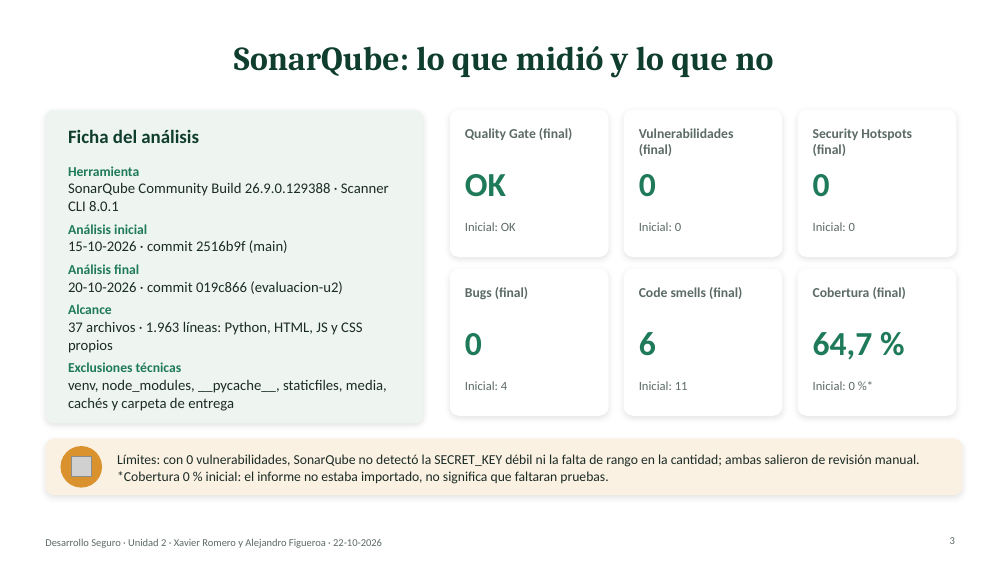
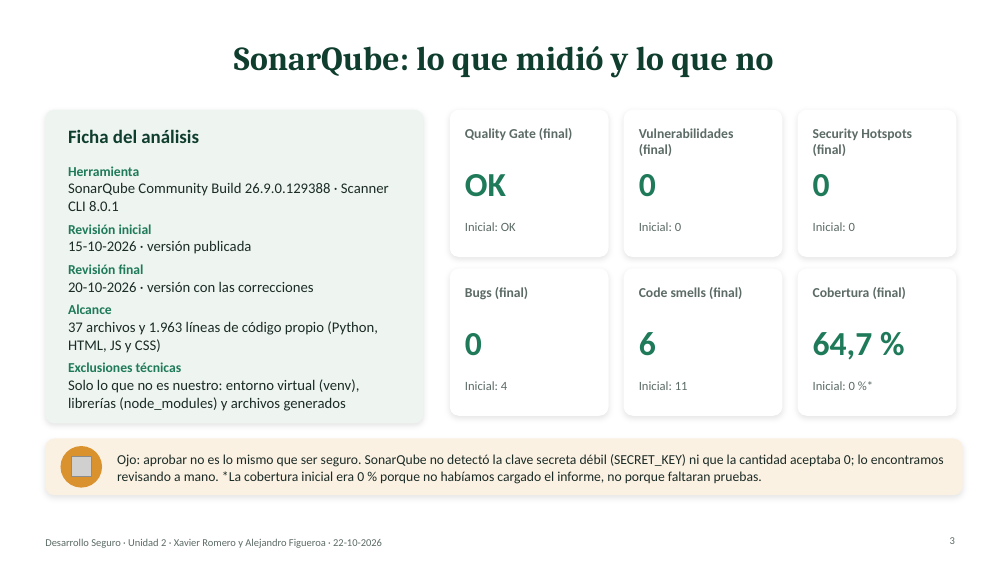
Before and after one commit to xaviiromf/desarrollo-seguro-10-09, a slide deck: slide 3 of evaluacion_u2/Presentacion_U2_Desarrollo_Seguro.pptx. Drawn at 1008x567 pixels with LibreOffice and Linux fonts; fonts in the diff are those of the drawing; grey boxes stand for pictures. Boxes give left, top, right and bottom in pixels: in the first picture for what was removed or moved away, otherwise in the second. Text is boxed around its words. In the diff, an @@ line names an element or a change of style, - is before the commit and + after.

Commit message:
docs: simplify deck wording, drop criteria and commit refs, generate script and prep guide from guion.json

```diff
--- a/evaluacion_u2/Presentacion_U2_Desarrollo_Seguro.pptx
+++ b/evaluacion_u2/Presentacion_U2_Desarrollo_Seguro.pptx
@@ text at box(68, 240, 314, 292): text changed @@
-Análisis inicial
-15-10-2026 · commit 2516b9f (main)
-Análisis final
-20-10-2026 · commit 019c866 (evaluacion-u2)
+Revisión inicial
+15-10-2026 · versión publicada
+Revisión final
+20-10-2026 · versión con las correcciones
@@ text at box(68, 321, 378, 353): text changed @@
-37 archivos · 1.963 líneas: Python, HTML, JS y CSS propios
+37 archivos y 1.963 líneas de código propio (Python, HTML, JS y CSS)
@@ text at box(68, 379, 360, 411): text changed @@
-venv, node_modules, __pycache__, staticfiles, media, cachés y carpeta de entrega
+Solo lo que no es nuestro: entorno virtual (venv), librerías (node_modules) y archivos generados
@@ text at box(117, 454, 944, 484): text changed @@
-Límites: con 0 vulnerabilidades, SonarQube no detectó la SECRET_KEY débil ni la falta de rango en la cantidad; ambas salieron de revisión manual. *Cobertura 0 % inicial: el informe no estaba importado, no significa que faltaran pruebas.
+Ojo: aprobar no es lo mismo que ser seguro. SonarQube no detectó la clave secreta débil (SECRET_KEY) ni que la cantidad aceptaba 0; lo encontramos revisando a mano. *La cobertura inicial era 0 % porque no habíamos cargado el informe, no porque faltaran pruebas.
```
Also in this commit, not shown: 13 other slides changed, 5 other files.
